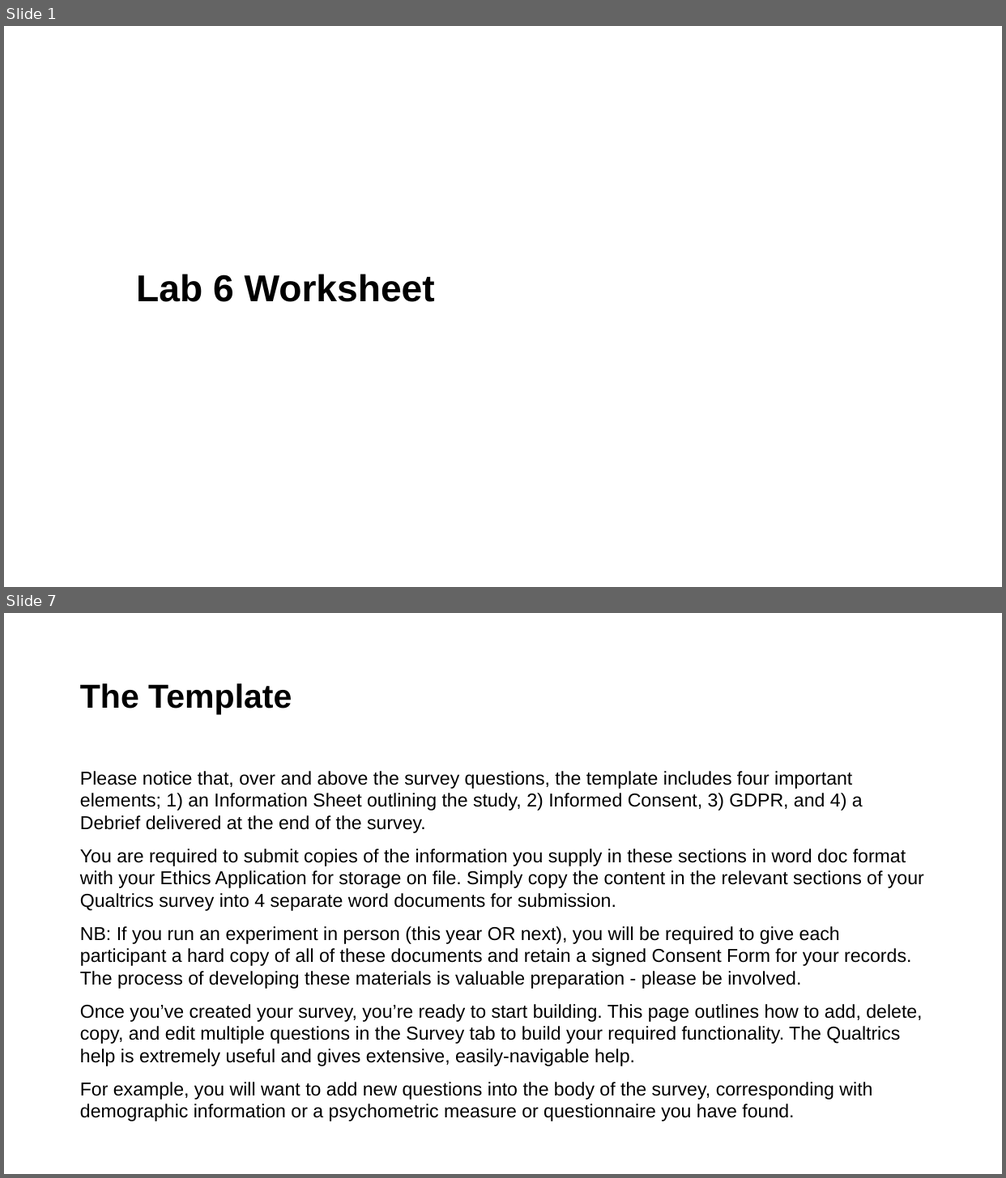
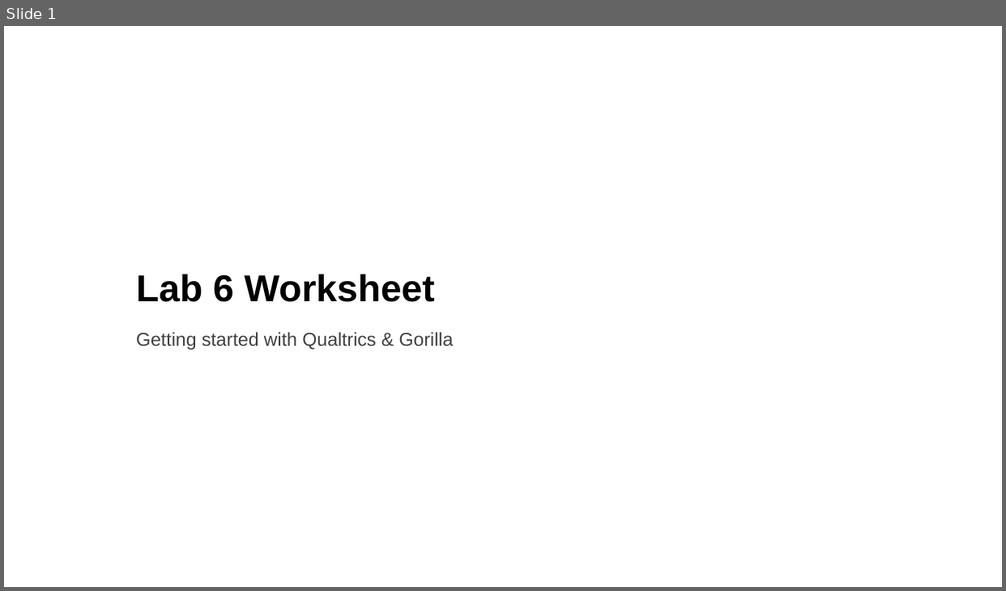
Before and after one commit to LittleMonkeyLab/PS52007D_2023-4, a slide deck: _site/content/Week06/worksheet.pptx. Shown one above the other, each under a label of ours: slides 1 and 7 before the commit, slide 1 after it; the slides between them are not shown. The pictures are 1006x1178 and 1006x591 pixels, drawn with LibreOffice and Linux fonts; fonts in the diff are those of the drawing; background and template pictures are left out. Boxes give left, top, right and bottom in pixels: in the first picture for what was removed or moved away, otherwise in the second. Text is boxed around its words. In the diff, an @@ line names an element or a change of style, - is before the commit and + after.

```diff
--- a/_site/content/Week06/worksheet.pptx
+++ b/_site/content/Week06/worksheet.pptx
@@ slide 7 removed at bbox=[4, 613, 1002, 1174], background #FFFFFF @@
@@ title removed at bbox=[80, 683, 292, 714] @@
-The Template
@@ text removed at bbox=[80, 771, 924, 1122] @@
-Please notice that, over and above the survey questions, the template includes four important elements; 1) an Information Sheet outlining the study, 2) Informed Consent, 3) GDPR, and 4) a Debrief delivered at the end of the survey.
-You are required to submit copies of the information you supply in these sections in word doc format with your Ethics Application for storage on file. Simply copy the content in the relevant sections of your Qualtrics survey into 4 separate word documents for submission.
-NB: If you run an experiment in person (this year OR next), you will be required to give each participant a hard copy of all of these documents and retain a signed Consent Form for your records. The process of developing these materials is valuable preparation - please be involved.
-Once you’ve created your survey, you’re ready to start building. This page outlines how to add, delete, copy, and edit multiple questions in the Survey tab to build your required functionality. The Qualtrics help is extremely useful and gives extensive, easily-navigable help.
-For example, you will want to add new questions into the body of the survey, corresponding with demographic information or a psychometric measure or questionnaire you have found.
@@ slide 1 changed as well @@
@@ subtitle added at bbox=[136, 332, 454, 350], 18 pt, text #404040 @@
+Getting started with Qualtrics & Gorilla
```
Also in this commit, not shown: 6 other slides changed, 6 slides added, 7 other slides removed, 34 other files.
